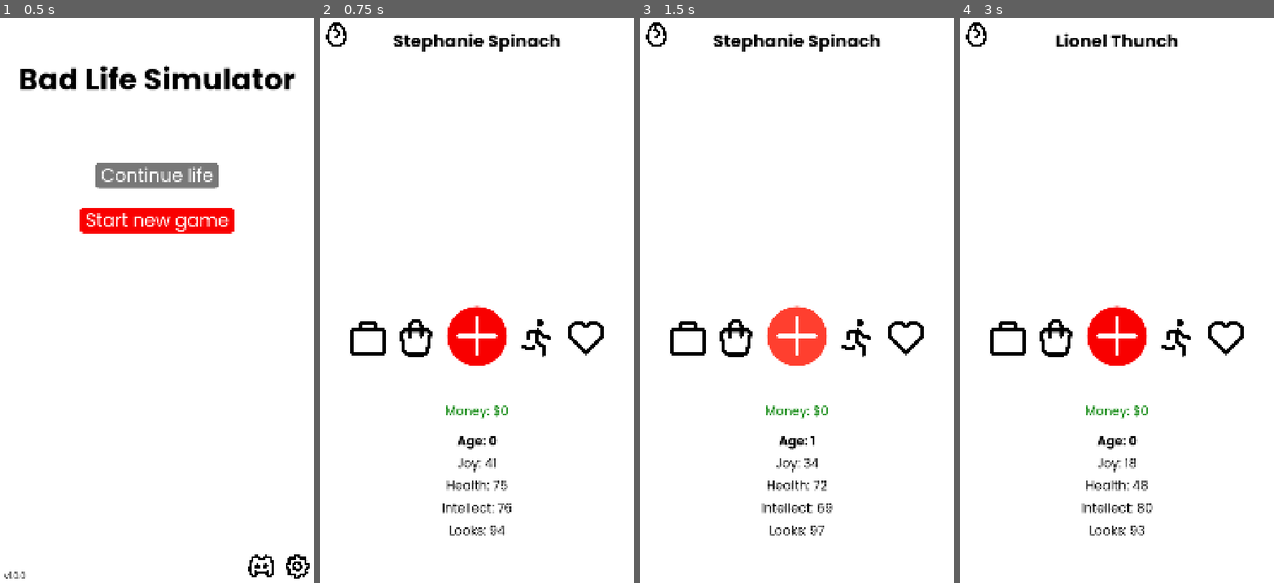
Above: before the commit, frames 1-4 (left to right).
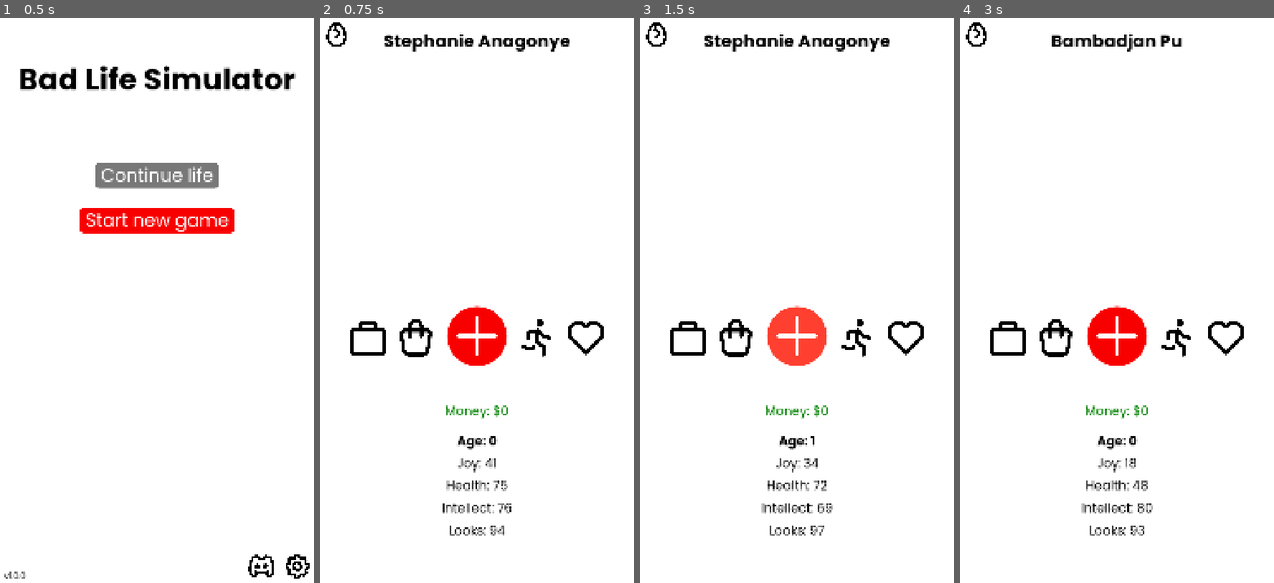
Above: after the commit, the same moments.

Repository: gaulsoodmanbls/badlifesimulator
Game: Godot game, scene res://pages/index.tscn
Same seed, same stepped clock (60 frames per second), same inputs: the game is played once before the commit and once after it.
Inputs (mouse positions are in pixels of both pictures, inside the frame that each line leads up to):
- Up to frame 1 (0.5 s): no input
- Up to frame 2 (0.75 s): click "Start new game" at 0.5 s
- Up to frame 3 (1.5 s): click (797, 334) at 1.25 s
- Up to frame 4 (3 s): click (975, 34) at 2 s; click "New game" at 2.75 s

Frame 1 is identical in both runs. In frame 2, 0.9% of the frame differs, in the area x 20-80%, y 2-6%; in frame 3, 0.9%; in frame 4, 0.5%.

Commit message:
blank death menu
featuring an absolutely sick animation that would impress even the most talented artists. + 1 more male first name + 1 more last name + improved logic for calculating death chance on aging up + added a quick "die" button in developer mode

Diff:
--- /dev/null
+++ b/pages/death.tscn
@@ -0,0 +1,114 @@
+[gd_scene format=3 uid="uid://b08m08cooyny7"]
+
+[ext_resource type="PackedScene" uid="uid://pmo8e2dmbkfm" path="res://objects/background.tscn" id="1_3kyg3"]
+[ext_resource type="Script" uid="uid://rwfkrkm8sxi0" path="res://pages/scripts/death.gd" id="1_k37ta"]
+[ext_resource type="LabelSettings" uid="uid://bdu57mu77gnih" path="res://styles/text/heading_white.tres" id="2_k6w8t"]
+[ext_resource type="Texture2D" uid="uid://cq57fino8h30i" path="res://assets/red-bg.png" id="3_4vejq"]
+[ext_resource type="LabelSettings" uid="uid://c3r4rskc4jrad" path="res://styles/text/heading.tres" id="5_ohchq"]
+
+[sub_resource type="Animation" id="Animation_4vejq"]
+length = 0.001
+tracks/0/type = "value"
+tracks/0/imported = false
+tracks/0/enabled = true
+tracks/0/path = NodePath("../youDiedWhite:modulate:a")
+tracks/0/interp = 1
+tracks/0/loop_wrap = true
+tracks/0/keys = {
+"times": PackedFloat32Array(0),
+"transitions": PackedFloat32Array(1),
+"update": 1,
+"values": [0.0]
+}
+tracks/1/type = "value"
+tracks/1/imported = false
+tracks/1/enabled = true
+tracks/1/path = NodePath(".:modulate:a")
+tracks/1/interp = 1
+tracks/1/loop_wrap = true
+tracks/1/keys = {
+"times": PackedFloat32Array(0),
+"transitions": PackedFloat32Array(1),
+"update": 1,
+"values": [1.0]
+}
+
+[sub_resource type="Animation" id="Animation_ohchq"]
+resource_name = "fade"
+length = 2.0
+tracks/0/type = "value"
+tracks/0/imported = false
+tracks/0/enabled = true
+tracks/0/path = NodePath(".:modulate:a")
+tracks/0/interp = 1
+tracks/0/loop_wrap = true
+tracks/0/keys = {
+"times": PackedFloat32Array(0, 1, 2),
+"transitions": PackedFloat32Array(1, 1, 2),
+"update": 0,
+"values": [1.0, 1.0, 0.0]
+}
+
+[sub_resource type="Animation" id="Animation_16vjf"]
+resource_name = "fadeText"
+length = 2.0
+tracks/0/type = "value"
+tracks/0/imported = false
+tracks/0/enabled = true
+tracks/0/path = NodePath("../youDiedWhite:modulate:a")
+tracks/0/interp = 1
+tracks/0/loop_wrap = true
+tracks/0/keys = {
+"times": PackedFloat32Array(0, 1, 2),
+"transitions": PackedFloat32Array(1, 1, 2),
+"update": 0,
+"values": [1.0, 1.0, 0.0]
+}
+
+[sub_resource type="AnimationLibrary" id="AnimationLibrary_16vjf"]
+_data = {
+&"RESET": SubResource("Animation_4vejq"),
+&"fade": SubResource("Animation_ohchq"),
+&"fadeText": SubResource("Animation_16vjf")
+}
+
+[node name="death" type="Node2D" unique_id=1806842325]
+script = ExtResource("1_k37ta")
+
+[node name="background" parent="." unique_id=1208101721 instance=ExtResource("1_3kyg3")]
+
+[node name="youDiedBlack" type="Label" parent="." unique_id=933004606]
+offset_top = 100.0
+offset_right = 1080.0
+offset_bottom = 240.0
+text = "You died"
+label_settings = ExtResource("5_ohchq")
+horizontal_alignment = 1
+
+[node name="backgroundRed" type="TextureRect" parent="." unique_id=220519884]
+visible = false
+offset_right = 1080.0
+offset_bottom = 1920.0
+texture = ExtResource("3_4vejq")
+metadata/_edit_use_anchors_ = true
+metadata/_edit_lock_ = true
+
+[node name="fadeAnimation" type="AnimationPlayer" parent="backgroundRed" unique_id=724821766]
+libraries/ = SubResource("AnimationLibrary_16vjf")
+autoplay = &"fade"
+
+[node name="youDiedWhite" type="Label" parent="." unique_id=1643953276]
+visible = false
+modulate = Color(1, 1, 1, 0)
+offset_right = 1080.0
+offset_bottom = 1920.0
+text = "You
+Died :("
+label_settings = ExtResource("2_k6w8t")
+horizontal_alignment = 1
+vertical_alignment = 1
+
+[node name="fadeAnimation" type="AnimationPlayer" parent="youDiedWhite" unique_id=1518117611]
+root_node = NodePath("../../backgroundRed")
+libraries/ = SubResource("AnimationLibrary_16vjf")
+autoplay = &"fadeText"
--- a/pages/developer_mode.tscn
+++ b/pages/developer_mode.tscn
@@ -118,6 +118,15 @@
 theme = ExtResource("6_llmlx")
 text = "Set evality"
 
+[node name="die" type="Button" parent="scrollContainer/control" unique_id=1127429589]
+layout_mode = 0
+offset_left = 533.0
+offset_top = 1050.0
+offset_right = 627.0
+offset_bottom = 1134.0
+theme = ExtResource("6_llmlx")
+text = "Die"
+
 [node name="saveGame" type="TextureButton" parent="." unique_id=1317964170]
 offset_left = 960.0
 offset_top = 20.0
@@ -135,4 +144,5 @@
 [connection signal="pressed" from="scrollContainer/control/setLooks" to="." method="_on_set_looks_pressed"]
 [connection signal="pressed" from="scrollContainer/control/RAUE" to="." method="_on_raue_pressed"]
 [connection signal="pressed" from="scrollContainer/control/setEvality" to="." method="_on_set_evality_pressed"]
+[connection signal="pressed" from="scrollContainer/control/die" to="." method="_on_die_pressed"]
 [connection signal="pressed" from="saveGame" to="." method="_on_save_game_pressed"]
--- a/pages/scripts/ageUp.gd
+++ b/pages/scripts/ageUp.gd
@@ -42,9 +42,10 @@
 			global.revent.append("elder-friend")
 		print("appended event " + str(global.revent[global.revent.size() - 1])) #prints the last event ID (the one that was just appended) in the revent array
 	#death chance
-	print("1 in " + str(max(1, 800 - global.age * 10 + global.health)) + " chance of you dying")
-	if randi_range(1, max(1, 800 - global.age * 10 + global.health)) == 1: #if you're old and unhealthy enough to die
-		print("you're so dead")
+	print("1 in " + str(max(1, 800 - global.age * 12 + global.health * 5)) + " chance of you dying")
+	if randi_range(1, max(1, 800 - global.age * 12 + global.health * 5)) == 1: #if you're old and unhealthy enough to die
+		get_tree().change_scene_to_file("res://pages/death.tscn") #kills you
+		return #ceases function of this function so nothing below this runs
 	#runs events if they're queued
 	if global.revent.size() > 0: #if there are random events slated to appear
 		get_tree().change_scene_to_file("res://pages/event.tscn") #goes to the event page
--- /dev/null
+++ b/pages/scripts/death.gd
@@ -0,0 +1,7 @@
+extends Node2D #author(s): Ethan Scott
+
+
+#when you die
+func _ready() -> void:
+	global.currentLife = "" #no more currentLife
+	global.saveGame()
--- a/pages/scripts/developerMode.gd
+++ b/pages/scripts/developerMode.gd
@@ -56,3 +56,6 @@
 	global.evality = int($input.text)
 	$confirmation.text = "Successfully set evality!"
 	print("set evality to " + str(global.evality))
+
+func _on_die_pressed() -> void:
+	get_tree().change_scene_to_file("res://pages/death.tscn") #kills you
--- a/pages/scripts/global.gd
+++ b/pages/scripts/global.gd
@@ -37,6 +37,13 @@
 var familyAges = []
 var familySexes = []
 var familyRelationships = []
+#dead
+var deadFamilyFirstNames = []
+var deadFamilyLastNames = []
+var deadFamilyTypes = []
+var deadFamilyAges = []
+var deadFamilySexes = []
+var deadFamilyRelationships = []
 
 #other (miscellaneous) relationships
 var miscFirstNames = []
@@ -45,6 +52,13 @@
 var miscAges = []
 var miscSexes = []
 var miscRelationships = []
+#dead
+var deadMiscFirstNames = []
+var deadMiscLastNames = []
+var deadMiscTypes = []
+var deadMiscAges = []
+var deadMiscSexes = []
+var deadMiscRelationships = []
 
 
 #miscellaneous stuff that must be stored over multiple pages
@@ -53,6 +67,13 @@
 var eventPersonLastName = ""
 var eventPersonAge = ""
 var eventPersonSex = ""
+
+
+#keeping track (for achievements or otherwise)
+var joyOverTime = [] #every time you age up, your current joy level is appended here. when you die, the average of all these values is calculated and you are told it.
+var healthOverTime = []
+var intellectOverTime = []
+var looksOverTime = []
 
 
 #testing variables - used in developer mode
@@ -98,7 +119,17 @@
 		"miscTypes" : miscTypes,
 		"miscAges" : miscAges,
 		"miscSexes" : miscSexes,
-		"miscRelationships" : miscRelationships
+		"miscRelationships" : miscRelationships,
+		#misc
+		"eventPersonFirstName" : eventPersonFirstName,
+		"eventPersonLastName" : eventPersonLastName,
+		"eventPersonAge" : eventPersonAge,
+		"eventPersonSex" : eventPersonSex,
+		#keeping track
+		"joyOverTime" : joyOverTime,
+		"healthOverTime" : healthOverTime,
+		"intellectOverTime" : intellectOverTime,
+		"looksOverTime" : looksOverTime,
 	}
 	return collinsDictionary
 
@@ -191,12 +222,18 @@
 			miscAges = dictionary["miscAges"]
 			miscSexes = dictionary["miscSexes"]
 			miscRelationships = dictionary["miscRelationships"]
+			#misc
+			eventPersonFirstName = dictionary["eventPersonFirstName"]
+			eventPersonLastName = dictionary["eventPersonLastName"]
+			eventPersonAge = dictionary["eventPersonAge"]
+			eventPersonSex = dictionary["eventPersonSex"]
+			#keeping track
+			joyOverTime = dictionary["joyOverTime"]
+			healthOverTime = dictionary["healthOverTime"]
+			intellectOverTime = dictionary["intellectOverTime"]
+			looksOverTime = dictionary["looksOverTime"]
 			lifeSaveFile.close() #closes file so it doesn't do anything weird
 			print("hoorah, life load successful")
 			get_tree().change_scene_to_file("res://pages/game_menu.tscn")
 	else: #file does not exist
 		print("no life save file... how did you even run this function if there's no... i-")
-
-
-func death(): #when the player dies
-	pass
--- /dev/null
+++ b/styles/text/body_bold_white.tres
@@ -0,0 +1,7 @@
+[gd_resource type="LabelSettings" format=3 uid="uid://dp13hogu8m6pr"]
+
+[ext_resource type="FontFile" uid="uid://jc7d7o5eghs1" path="res://assets/fonts/poppins/Poppins-Bold.ttf" id="1_4n7hp"]
+
+[resource]
+font = ExtResource("1_4n7hp")
+font_size = 42
--- /dev/null
+++ b/styles/text/body_white.tres
@@ -0,0 +1,7 @@
+[gd_resource type="LabelSettings" format=3 uid="uid://cjukxyarv4fd7"]
+
+[ext_resource type="FontFile" uid="uid://bf7pfy6renkw4" path="res://assets/fonts/poppins/Poppins-Regular.ttf" id="1_8cn7y"]
+
+[resource]
+font = ExtResource("1_8cn7y")
+font_size = 42
--- /dev/null
+++ b/styles/text/heading_white.tres
@@ -0,0 +1,7 @@
+[gd_resource type="LabelSettings" format=3 uid="uid://bdu57mu77gnih"]
+
+[ext_resource type="FontFile" uid="uid://jc7d7o5eghs1" path="res://assets/fonts/poppins/Poppins-Bold.ttf" id="1_abxue"]
+
+[resource]
+font = ExtResource("1_abxue")
+font_size = 100
Binary file added: assets/red-bg.png
Not shown, added: assets/red-bg.png.import
Not shown, changed: data/names/lastNames.txt
Not shown, changed: data/names/mFirstNames.txt
Not shown, added: pages/scripts/death.gd.uid
Not shown, changed: assets/achievements/achievements guide.xlsx
Not shown, added: pages/death.tscn1311938269.tmp
